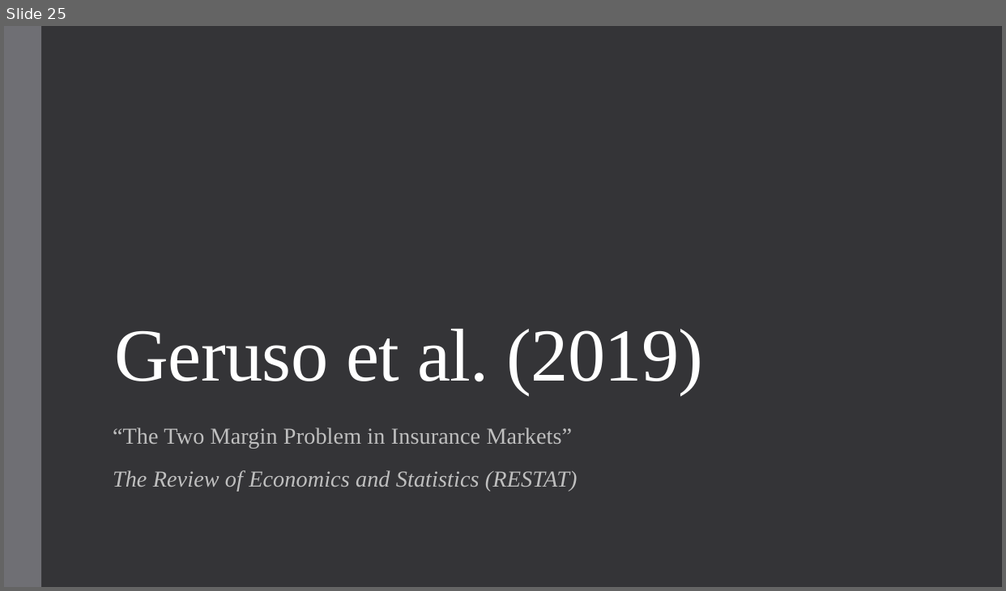
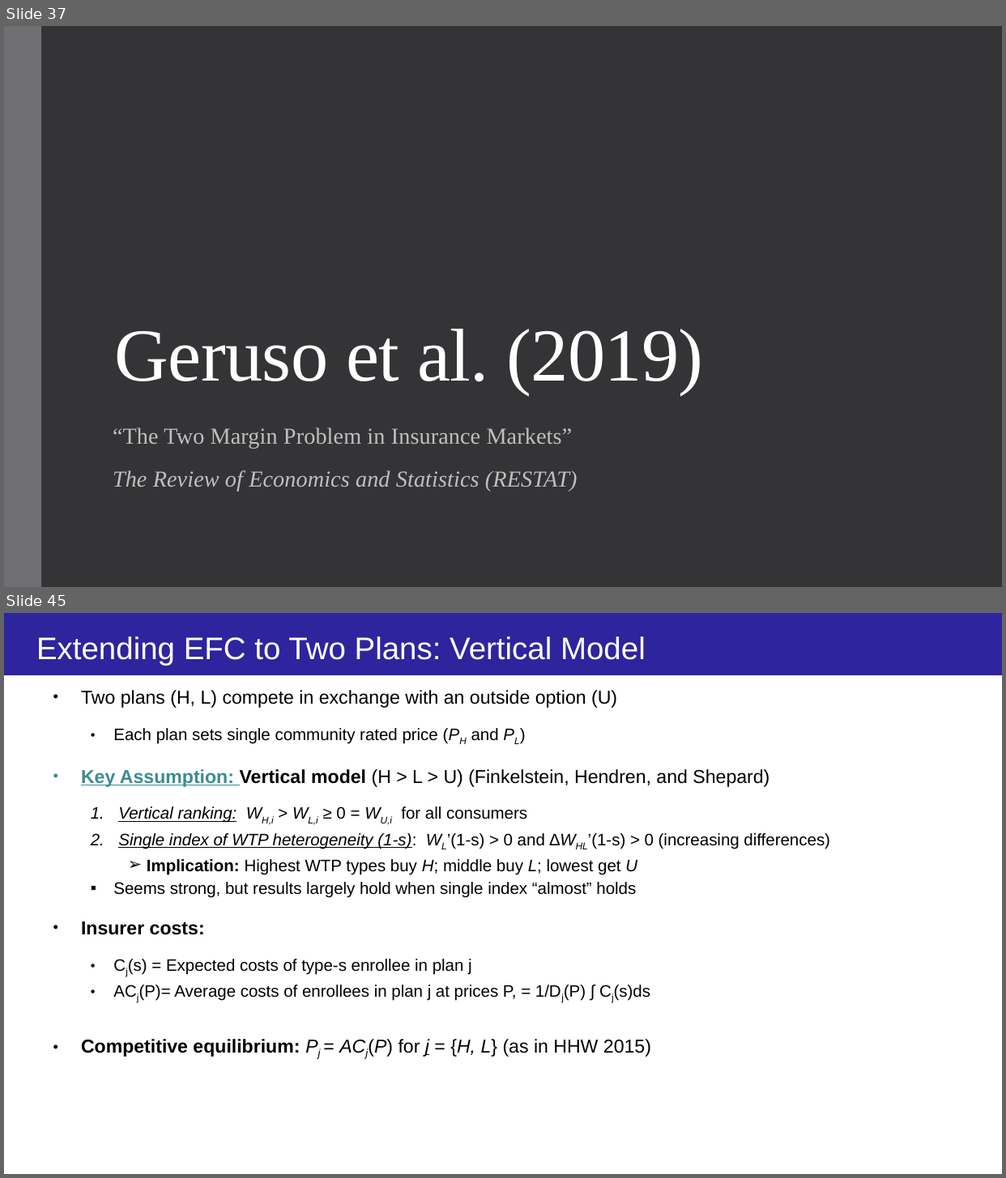
Before and after one commit to alex-hoagland/HAD6750H, a slide deck: Lecture03_AdverseSelection/L3Slides_AdverseSelection_2023W.pptx. Shown one above the other, each under a label of ours: slide 25 before the commit, slides 37 and 45 after it; the slides between them are not shown. The pictures are 1006x591 and 1006x1178 pixels, drawn with LibreOffice and Linux fonts; fonts in the diff are those of the drawing. Boxes give left, top, right and bottom in pixels: in the first picture for what was removed or moved away, otherwise in the second. Text is boxed around its words. In the diff, an @@ line names an element or a change of style, - is before the commit and + after.

```diff
--- a/Lecture03_AdverseSelection/L3Slides_AdverseSelection_2023W.pptx
+++ b/Lecture03_AdverseSelection/L3Slides_AdverseSelection_2023W.pptx
@@ slide 45 added at <box>4,613,1002,1174</box>, background #FFFFFF @@
@@ rectangle added at <box>4,613,1002,675</box>, fill #2E249E @@
@@ title added at <box>36,636,646,666</box>, 30 pt, text #FFFFFF @@
+Extending EFC to Two Plans: Vertical Model
@@ text added at <box>81,690,830,1057</box>, 16 pt, text #000000 @@
+• Two plans (H, L) compete in exchange with an outside option (U)
+  • Each plan sets single community rated price (PH and PL)
+• Key Assumption: Vertical model (H > L > U) (Finkelstein, Hendren, and Shepard)
+  1. Vertical ranking: WH,i > WL,i ≥ 0 = WU,i for all consumers
+  2. Single index of WTP heterogeneity (1-s): WL’(1-s) > 0 and ∆WHL’(1-s) > 0 (increasing differences)
+    ➢ Implication: Highest WTP types buy H; middle buy L; lowest get U
+  ▪ Seems strong, but results largely hold when single index “almost” holds
+• Insurer costs:
+  • Cj(s) = Expected costs of type-s enrollee in plan j
+  • ACj(P)= Average costs of enrollees in plan j at prices P, = 1/Dj(P) ∫ Cj(s)ds
+• Competitive equilibrium: Pj = ACj(P) for j = {H, L} (as in HHW 2015)
@@ what was slide 25 is now slide 37 @@
```
Also in this commit, not shown: 1 slide changed, 57 other slides added, 14 other files.
